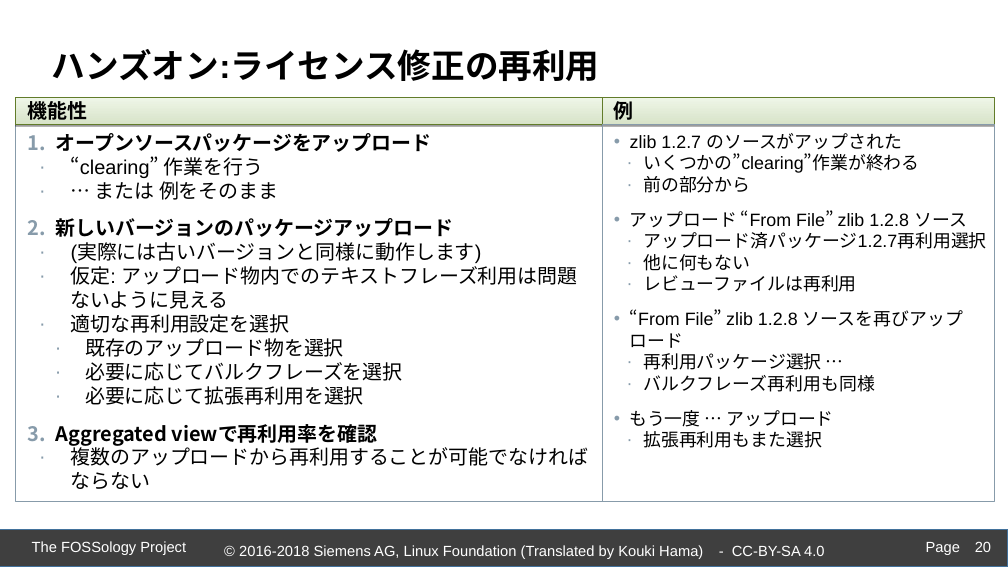
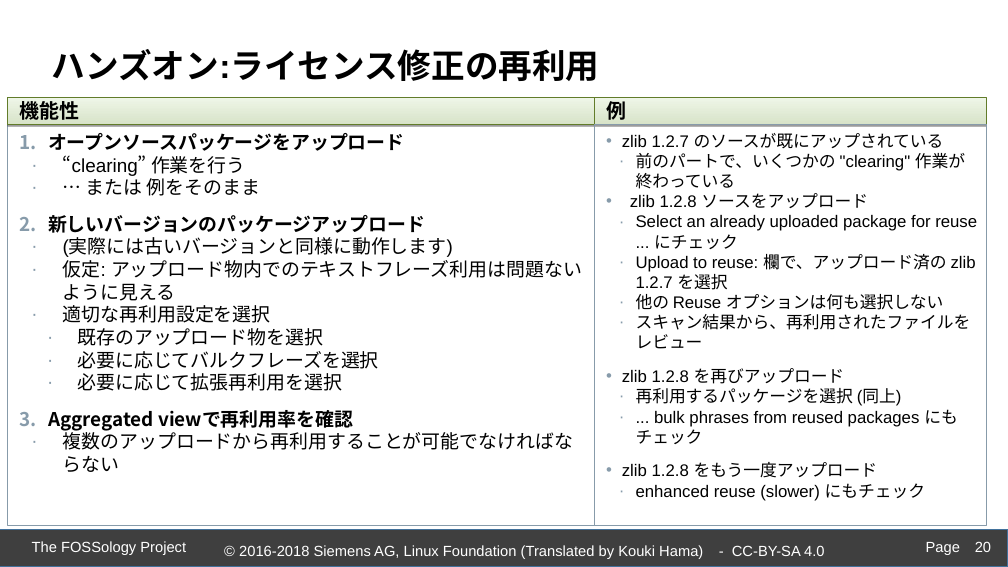
Before and after one commit to fossology/FOSSologySlides, a slide deck: slide 20 of Module-D-JPN-Acceleration-Features.pptx. Drawn at 1008x567 pixels with LibreOffice and Linux fonts; fonts in the diff are those of the drawing; background and template pictures are left out. Boxes give left, top, right and bottom in pixels: in the first picture for what was removed or moved away, otherwise in the second. Text is boxed around its words. In the diff, an @@ line names an element or a change of style, - is before the commit and + after.

```diff
--- a/Module-D-JPN-Acceleration-Features.pptx
+++ b/Module-D-JPN-Acceleration-Features.pptx
@@ rectangle "機能性": place and size @@
-rectangle "機能性" at box(16, 98, 603, 125)
+rectangle "機能性" at box(8, 98, 594, 125)
@@ rectangle "例": place and size @@
-rectangle "例" at box(602, 98, 994, 125)
+rectangle "例" at box(594, 98, 986, 125)
@@ rectangle "オープンソースパッケージをアップロード": place and size @@
-rectangle "オープンソースパッケージをアップロード" at box(16, 125, 603, 501)
+rectangle "オープンソースパッケージをアップロード" at box(8, 125, 594, 526)
@@ rectangle "オープンソースパッケージをアップロード" at box(8, 125, 594, 526): size 19 to 18 pt @@
@@ rectangle "zlib 1.2.7 のソースが既にアップされている": place and size @@
-rectangle "zlib 1.2.7 のソースが既にアップされている" at box(602, 125, 994, 501)
+rectangle "zlib 1.2.7 のソースが既にアップされている" at box(594, 125, 986, 526)
@@ text in rectangle at box(622, 133, 977, 501): text changed; size 17 to 16 pt @@
-  • zlib 1.2.7 のソースがアップされた
-    ∙ いくつかの”clearing”作業が終わる
-    ∙ 前の部分から
-  • アップロード “From File” zlib 1.2.8 ソース
-    ∙ アップロード済パッケージ1.2.7再利用選択
-    ∙ 他に何もない
-    ∙ レビューファイルは再利用
-  • “From File” zlib 1.2.8 ソースを再びアップロード
-    ∙ 再利用パッケージ選択 …
-    ∙ バルクフレーズ再利用も同様
-  • もう一度 … アップロード
-    ∙ 拡張再利用もまた選択
+  • zlib 1.2.7 のソースが既にアップされている
+    ∙ 前のパートで、いくつかの "clearing" 作業が終わっている
+  • zlib 1.2.8 ソースをアップロード
+    ∙ Select an already uploaded package for reuse ... にチェック
+    ∙ Upload to reuse: 欄で、アップロード済の zlib 1.2.7 を選択
+    ∙ 他の Reuse オプションは何も選択しない
+    ∙ スキャン結果から、再利用されたファイルをレビュー
+  • zlib 1.2.8 を再びアップロード
+    ∙ 再利用するパッケージを選択 (同上)
+    ∙ ... bulk phrases from reused packages にもチェック
+  • zlib 1.2.8 をもう一度アップロード
+    ∙ enhanced reuse (slower) にもチェック
```
Also in this commit, not shown: 15 other slides changed.
